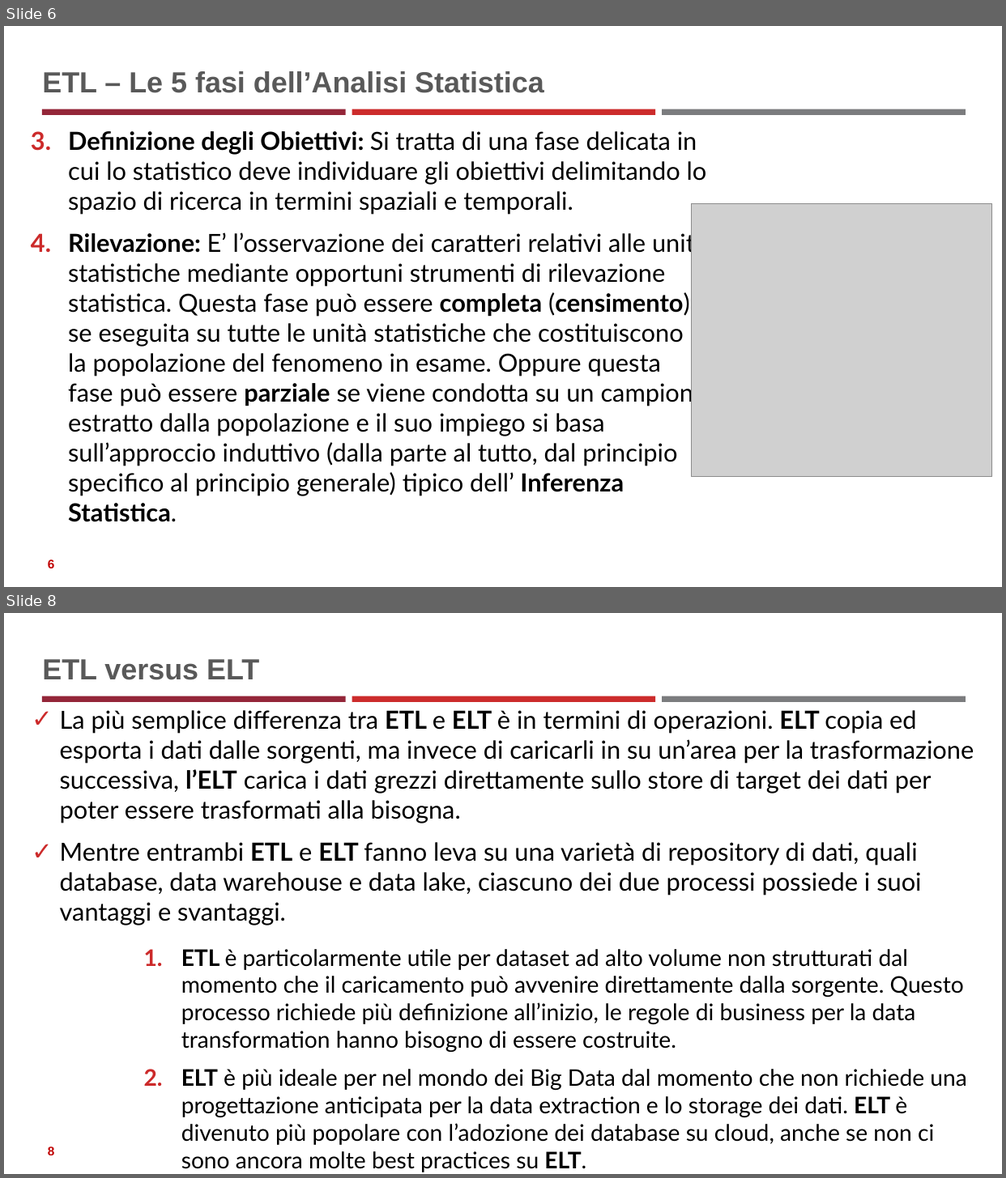
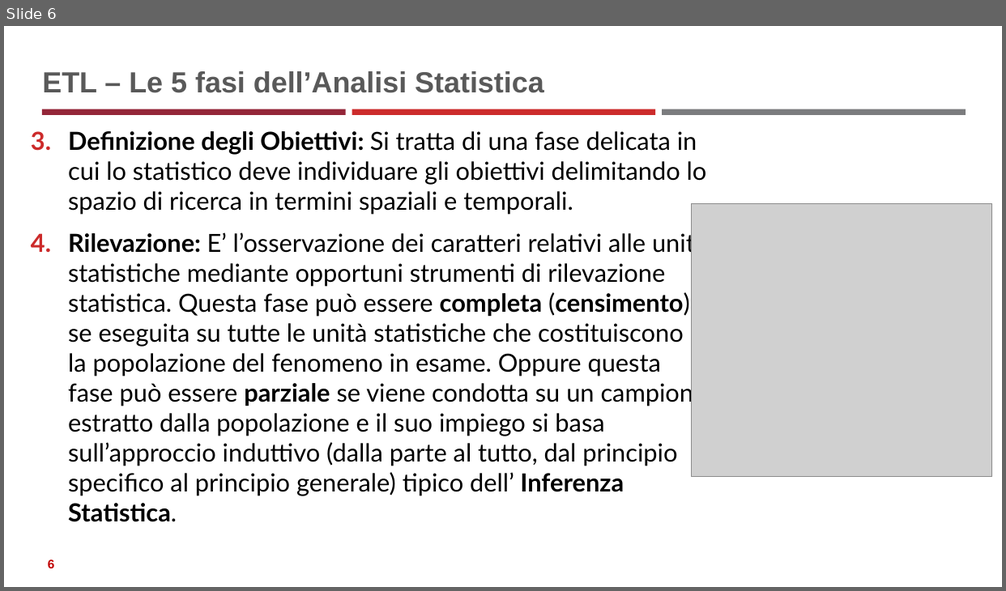
Before and after one commit to neural1977/data_science_interview_material, a slide deck: Statistics_ita.pptx. Shown one above the other, each under a label of ours: slides 6 and 8 before the commit, slide 6 after it; the slides between them are not shown. The pictures are 1006x1178 and 1006x591 pixels, drawn with LibreOffice and Linux fonts; fonts in the diff are those of the drawing; grey boxes stand for pictures. Boxes give left, top, right and bottom in pixels: in the first picture for what was removed or moved away, otherwise in the second. Text is boxed around its words. In the diff, an @@ line names an element or a change of style, - is before the commit and + after.

```diff
--- a/Statistics_ita.pptx
+++ b/Statistics_ita.pptx
@@ slide 8 removed at bbox=[4, 613, 1002, 1174], background #FFFFFF; not listed: 3 template elements that a slide beside it also shows @@
@@ title removed at bbox=[42, 659, 259, 680] @@
-ETL versus ELT
@@ text removed at bbox=[60, 710, 974, 1173] @@
-✓ La più semplice differenza tra ETL e ELT è in termini di operazioni. ELT copia ed esporta i dati dalle sorgenti, ma invece di caricarli in su un’area per la trasformazione successiva, l’ELT carica i dati grezzi direttamente sullo store di target dei dati per poter essere trasformati alla bisogna.
-✓ Mentre entrambi ETL e ELT fanno leva su una varietà di repository di dati, quali database, data warehouse e data lake, ciascuno dei due processi possiede i suoi vantaggi e svantaggi.
-      1. ETL è particolarmente utile per dataset ad alto volume non strutturati dal momento che il caricamento può avvenire direttamente dalla sorgente. Questo processo richiede più definizione all’inizio, le regole di business per la data transformation hanno bisogno di essere costruite.
-      2. ELT è più ideale per nel mondo dei Big Data dal momento che non richiede una progettazione anticipata per la data extraction e lo storage dei dati. ELT è divenuto più popolare con l’adozione dei database su cloud, anche se non ci sono ancora molte best practices su ELT.
@@ page number removed at bbox=[48, 1147, 55, 1156] @@
-8
```
Also in this commit, not shown: 1 slide added, 5 other slides removed, 5 other files.
